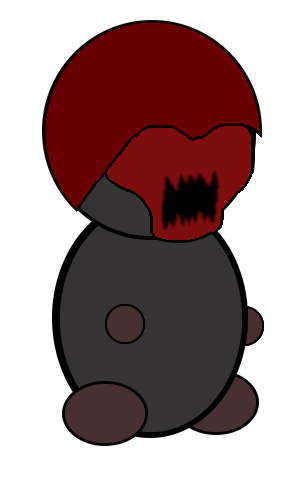
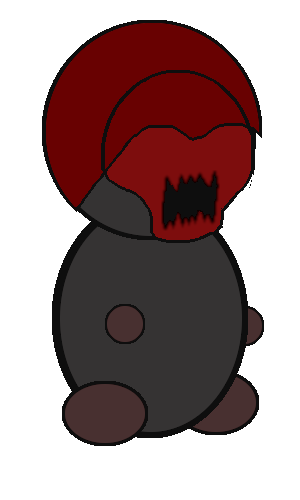
Before/after of a 300px x 500px layered artwork. What changed in the layer stack:
painted on "Helmet" over [42, 20, 262, 243]
painted on "Mask" over [101, 70, 255, 243]
painted on "Head" over [46, 30, 256, 240]
painted on "Arm1" over [105, 304, 145, 344]
painted on "Leg1" over [62, 381, 148, 446]
painted on "Visible" over [52, 198, 248, 438]
painted on "Leg2" over [173, 370, 259, 435]
painted on "Arm2" over [240, 306, 264, 346]
